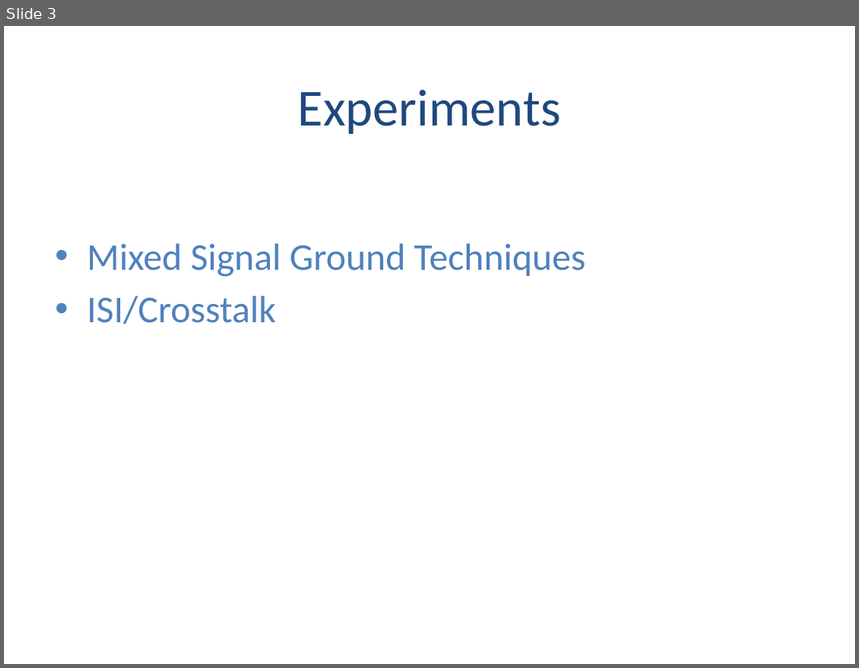
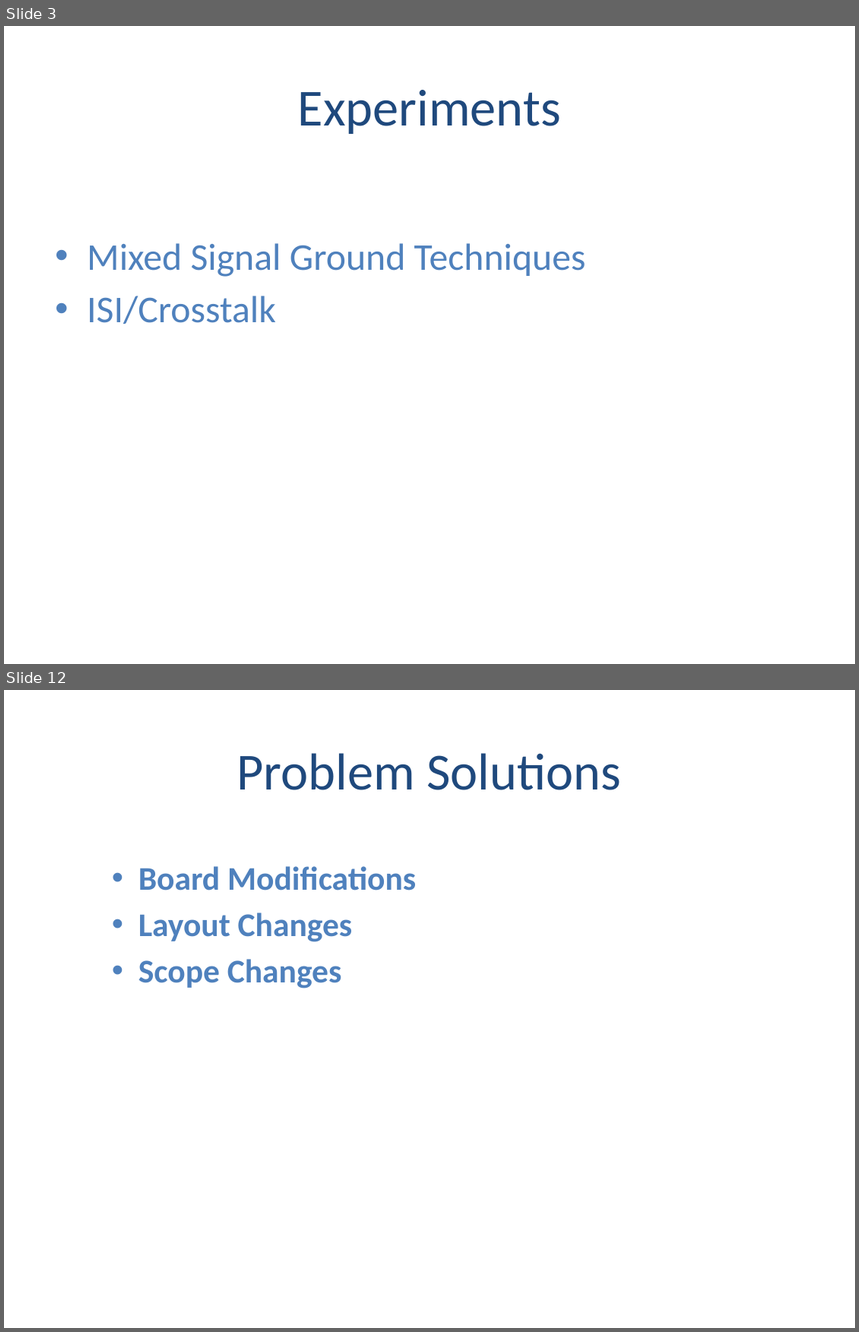
Before and after one commit to BrandonTowell/Capstone-Team-12, a slide deck: Documentation/T12 Final Presentation.pptx. Shown one above the other, each under a label of ours: slide 3 before the commit, slides 3 and 12 after it; the slides between them are not shown. The pictures are 859x668 and 859x1332 pixels, drawn with LibreOffice and Linux fonts; fonts in the diff are those of the drawing. Boxes give left, top, right and bottom in pixels: in the first picture for what was removed or moved away, otherwise in the second. Text is boxed around its words. In the diff, an @@ line names an element or a change of style, - is before the commit and + after.

```diff
--- a/Documentation/T12 Final Presentation.pptx
+++ b/Documentation/T12 Final Presentation.pptx
@@ slide 12 added at (4,690,855,1328), background #FFFFFF @@
@@ title added at (237,753,621,790), 44 pt, text #1F497D @@
+Problem Solutions
@@ text added at (139,866,416,989), 28 pt, text #4F81BD, bold @@
+  • Board Modifications
+  • Layout Changes
+  • Scope Changes
```
Also in this commit, not shown: 8 slides changed, 3 other slides added, 4 slides removed.
